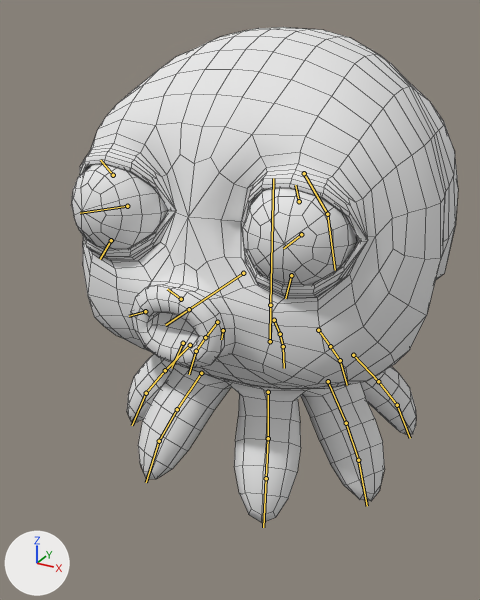
An edit to the Blender file Blender/floptopus.blend, drawn before and after from the same camera.
Both versions are drawn from a camera (50 mm lens) standing at (6.47, -13.33, 8.5) and looking at (-0.73, -0.24, 1.95). The lights are fixed; the arrows at lower left show +X, +Y and +Z. The bones that bend it are drawn over the model as lines. Mesh edges are drawn as thin lines.

Names of what the first picture shows: 'Floptopus'.
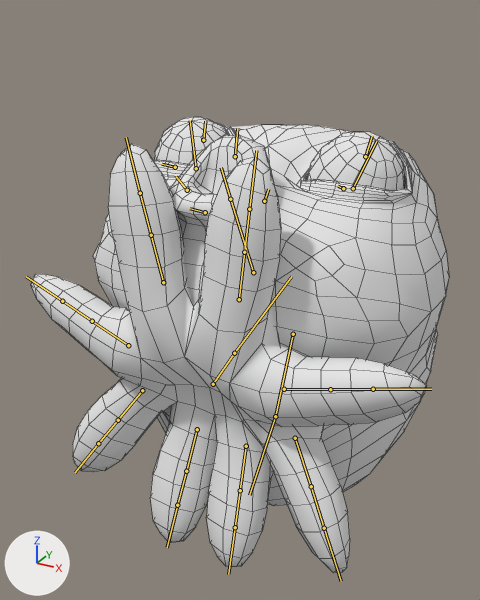
The newer file adds an action. The first version stands in its rest pose; the second is drawn at frame 1 of the action 'stick.003'.

What the commit changed:
Bone 'Root' (bone_root) moves from (0.0, 0.0, 0.0) to (0.0, 0.21, 2.75).
Bone 'Root' (bone_root) turns from (0, 0, 0) to (-71, 0, 0) degrees about its own x, y and z.
Bone 'Head' (bone_head) turns from (0, 0, 0) to (-4, 0, 0) degrees about its own x, y and z.
Bone 'Headsack' (bone_headsack) turns from (0, 0, 0) to (8, 0, 0) degrees about its own x, y and z.
Bone 'Face' (bone_face) moves from (0.0, 0.0, 0.0) to (0.0, -0.04, 0.03).
Bone 'Face' (bone_face) turns from (0, 0, 0) to (13, 0, 0) degrees about its own x, y and z.
Bone 'Upper_Lip' (bone_upper_lip) moves from (0.0, 0.0, 0.0) to (0.0, 0.43, 0.07).
Bone 'Lower_Lip' (bone_lower_lip) moves from (0.0, 0.0, 0.0) to (0.0, 0.32, 0.11).
Bone 'Eyeball_R' (bone_eyeball_r) turns from (0, 0, 0) to (-7, 5, -16) degrees about its own x, y and z.
Bone 'Eyeball_L' (bone_eyeball_l) turns from (0, 0, 0) to (-5, 6, -16) degrees about its own x, y and z.
Bone 'Tentacle_Start_2_R' (bone_tentacle_start_2_r) turns from (0, 0, 0) to (-20, 0, -49) degrees about its own x, y and z.
Bone 'Tentacle_Middle_2_R' (bone_tentacle_middle_2_r) turns from (0, 0, 0) to (0, 1, 4) degrees about its own x, y and z.
Bone 'Tentacle_End_2_R' (bone_tentacle_end_2_r) turns from (0, 0, 0) to (7, 0, 13) degrees about its own x, y and z.
Bone 'Tentacle_Start_3_R' (bone_tentacle_start_3_r) turns from (0, 0, 0) to (20, 5, -10) degrees about its own x, y and z.
Bone 'Tentacle_Middle_3_R' (bone_tentacle_middle_3_r) turns from (0, 0, 0) to (-3, 1, 2) degrees about its own x, y and z.
Bone 'Tentacle_End_3_R' (bone_tentacle_end_3_r) turns from (0, 0, 0) to (-6, 1, 14) degrees about its own x, y and z.
Bone 'Tentacle_Start_4_R' (bone_tentacle_start_4_r) turns from (0, 0, 0) to (7, 0, -2) degrees about its own x, y and z.
Bone 'Tentacle_Middle_4_R' (bone_tentacle_middle_4_r) turns from (0, 0, 0) to (-4, 0, 0) degrees about its own x, y and z.
Bone 'Tentacle_End_4_R' (bone_tentacle_end_4_r) turns from (0, 0, 0) to (-14, 1, 5) degrees about its own x, y and z.
Bone 'Tentacle_Start_1_R' (bone_tentacle_start_1_r) moves from (0.0, 0.0, 0.0) to (-0.08, -0.12, -0.73).
Bone 'Tentacle_Start_1_R' (bone_tentacle_start_1_r) turns from (0, 0, 0) to (-64, 4, 9) degrees about its own x, y and z.
Bone 'Tentacle_Middle_1_R' (bone_tentacle_middle_1_r) turns from (0, 0, 0) to (3, -2, 3) degrees about its own x, y and z.
Bone 'Tentacle_End_1_R' (bone_tentacle_end_1_r) turns from (0, 0, 0) to (14, -1, 6) degrees about its own x, y and z.
Bone 'Tentacle_Start_2_L' (bone_tentacle_start_2_l) turns from (0, 0, 0) to (-20, -1, 50) degrees about its own x, y and z.
Bone 'Tentacle_Middle_2_L' (bone_tentacle_middle_2_l) turns from (0, 0, 0) to (0, -1, -4) degrees about its own x, y and z.
Bone 'Tentacle_End_2_L' (bone_tentacle_end_2_l) turns from (0, 0, 0) to (7, 0, -13) degrees about its own x, y and z.
Bone 'Tentacle_Start_3_L' (bone_tentacle_start_3_l) turns from (0, 0, 0) to (19, 0, -13) degrees about its own x, y and z.
Bone 'Tentacle_Middle_3_L' (bone_tentacle_middle_3_l) turns from (0, 0, 0) to (-4, -1, 1) degrees about its own x, y and z.
Bone 'Tentacle_End_3_L' (bone_tentacle_end_3_l) turns from (0, 0, 0) to (-9, -1, -12) degrees about its own x, y and z.
Bone 'Tentacle_Start_4_L' (bone_tentacle_start_4_l) turns from (0, 0, 0) to (3, 0, -7) degrees about its own x, y and z.
Bone 'Tentacle_Middle_4_L' (bone_tentacle_middle_4_l) turns from (0, 0, 0) to (-2, 0, 4) degrees about its own x, y and z.
Bone 'Tentacle_End_4_L' (bone_tentacle_end_4_l) turns from (0, 0, 0) to (-15, 0, 0) degrees about its own x, y and z.
Bone 'Tentacle_Start_1_L' (bone_tentacle_start_1_l) moves from (0.0, 0.0, 0.0) to (-0.16, -0.12, -0.72).
Bone 'Tentacle_Start_1_L' (bone_tentacle_start_1_l) turns from (0, 0, 0) to (-63, 9, 10) degrees about its own x, y and z.
Bone 'Tentacle_Middle_1_L' (bone_tentacle_middle_1_l) turns from (0, 0, 0) to (2, 2, -4) degrees about its own x, y and z.
Bone 'Tentacle_End_1_L' (bone_tentacle_end_1_l) turns from (0, 0, 0) to (13, 1, -7) degrees about its own x, y and z.

Pixel boxes [x1, y1, x2, y2] of what changed, in the pictures (480 x 600 px):
'Floptopus', posed (8% wider, 8% shorter)
    before: [71, 27, 458, 523]
    after: [31, 117, 449, 573]
bone 'Root', root to tip
    before: (270, 341) to (270, 305)
    after: (213, 384) to (234, 353)
bone 'Head', root to tip
    before: (270, 305) to (273, 178)
    after: (234, 353) to (291, 276)
bone 'Headsack', root to tip
    before: (327, 214) to (335, 270)
    after: (275, 416) to (249, 495)
bone 'Face', root to tip
    before: (243, 273) to (189, 309)
    after: (253, 272) to (230, 199)
bone 'Upper_Lip', root to tip
    before: (181, 299) to (167, 289)
    after: (235, 156) to (237, 128)
bone 'Lower_Lip', root to tip
    before: (183, 343) to (171, 368)
    after: (205, 212) to (190, 208)
bone 'Eyeball_R', root to tip
    before: (301, 234) to (283, 248)
    after: (353, 188) to (376, 141)
bone 'Eyeball_L', root to tip
    before: (127, 206) to (80, 213)
    after: (196, 168) to (190, 120)
bone 'Tentacle_Start_2_R', root to tip
    before: (328, 381) to (346, 423)
    after: (284, 389) to (330, 389)
bone 'Tentacle_Middle_2_R', root to tip
    before: (346, 423) to (358, 460)
    after: (330, 389) to (373, 389)
bone 'Tentacle_End_2_R', root to tip
    before: (358, 460) to (367, 506)
    after: (373, 389) to (431, 389)
bone 'Tentacle_Start_3_R', root to tip
    before: (353, 355) to (378, 381)
    after: (295, 438) to (311, 486)
bone 'Tentacle_Middle_3_R', root to tip
    before: (378, 381) to (397, 405)
    after: (311, 486) to (324, 528)
bone 'Tentacle_End_3_R', root to tip
    before: (397, 405) to (410, 438)
    after: (324, 528) to (341, 581)
bone 'Tentacle_Start_4_R', root to tip
    before: (318, 330) to (330, 346)
    after: (246, 446) to (240, 490)
bone 'Tentacle_Middle_4_R', root to tip
    before: (330, 346) to (340, 360)
    after: (240, 490) to (235, 527)
bone 'Tentacle_End_4_R', root to tip
    before: (340, 360) to (347, 385)
    after: (235, 527) to (228, 574)
bone 'Tentacle_Start_1_R', root to tip
    before: (268, 392) to (268, 438)
    after: (239, 299) to (244, 252)
bone 'Tentacle_Middle_1_R', root to tip
    before: (268, 438) to (266, 478)
    after: (244, 252) to (249, 209)
bone 'Tentacle_End_1_R', root to tip
    before: (266, 478) to (263, 527)
    after: (249, 209) to (256, 150)
bone 'Tentacle_Start_2_L', root to tip
    before: (190, 345) to (165, 370)
    after: (128, 345) to (92, 321)
bone 'Tentacle_Middle_2_L', root to tip
    before: (165, 370) to (146, 393)
    after: (92, 321) to (62, 301)
bone 'Tentacle_End_2_L', root to tip
    before: (146, 393) to (132, 425)
    after: (62, 301) to (26, 276)
bone 'Tentacle_Start_3_L', root to tip
    before: (217, 322) to (205, 337)
    after: (142, 390) to (118, 420)
bone 'Tentacle_Middle_3_L', root to tip
    before: (205, 337) to (196, 351)
    after: (118, 420) to (98, 443)
bone 'Tentacle_End_3_L', root to tip
    before: (196, 351) to (189, 374)
    after: (98, 443) to (75, 472)
bone 'Tentacle_Start_4_L', root to tip
    before: (274, 320) to (280, 334)
    after: (197, 429) to (186, 471)
bone 'Tentacle_Middle_4_L', root to tip
    before: (280, 334) to (283, 346)
    after: (186, 471) to (177, 505)
bone 'Tentacle_End_4_L', root to tip
    before: (283, 346) to (284, 368)
    after: (177, 505) to (167, 547)
bone 'Tentacle_Start_1_L', root to tip
    before: (201, 373) to (177, 409)
    after: (163, 282) to (151, 235)
bone 'Tentacle_Middle_1_L', root to tip
    before: (177, 409) to (159, 441)
    after: (151, 235) to (140, 193)
bone 'Tentacle_End_1_L', root to tip
    before: (159, 441) to (146, 482)
    after: (140, 193) to (126, 137)
